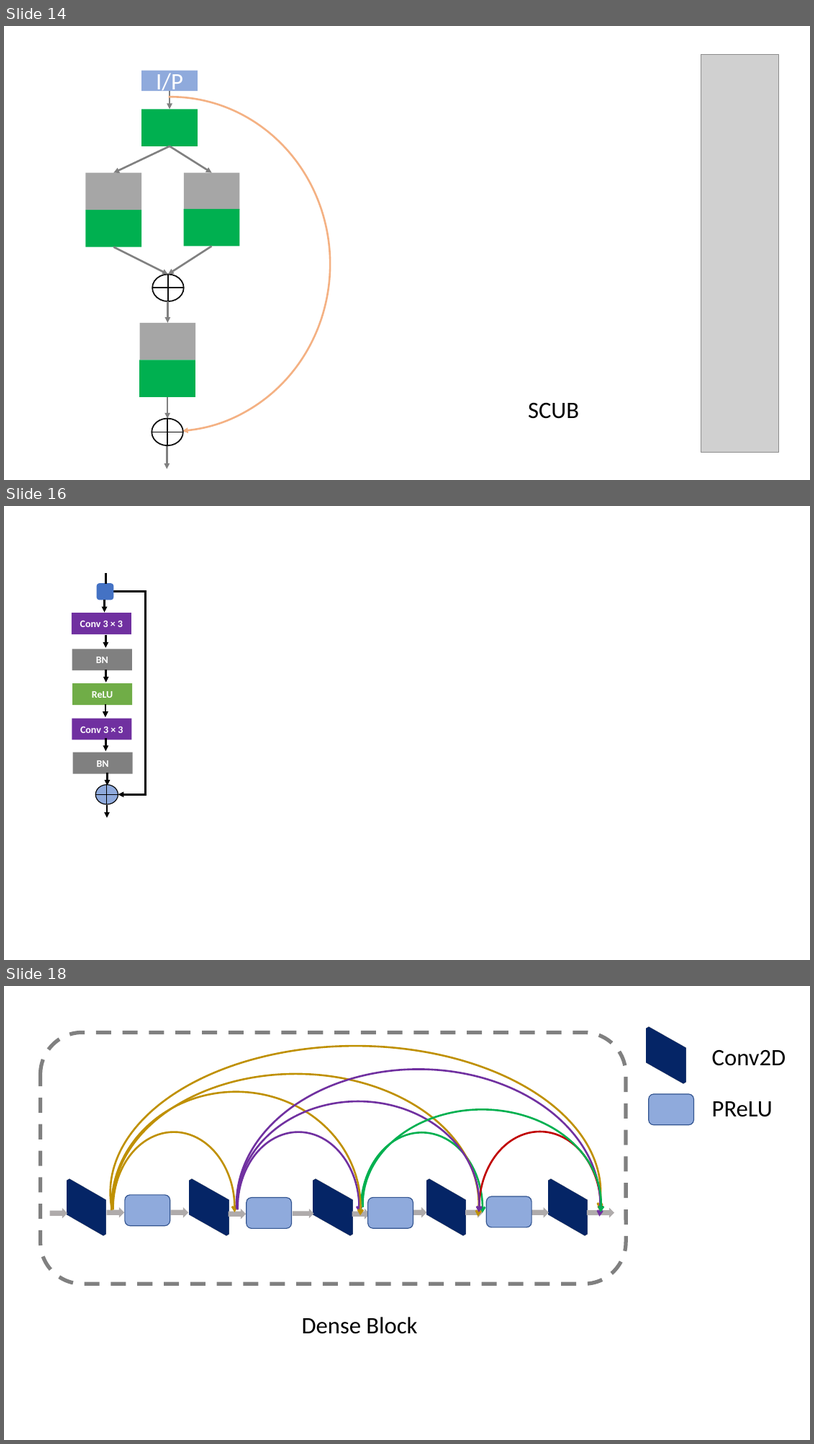
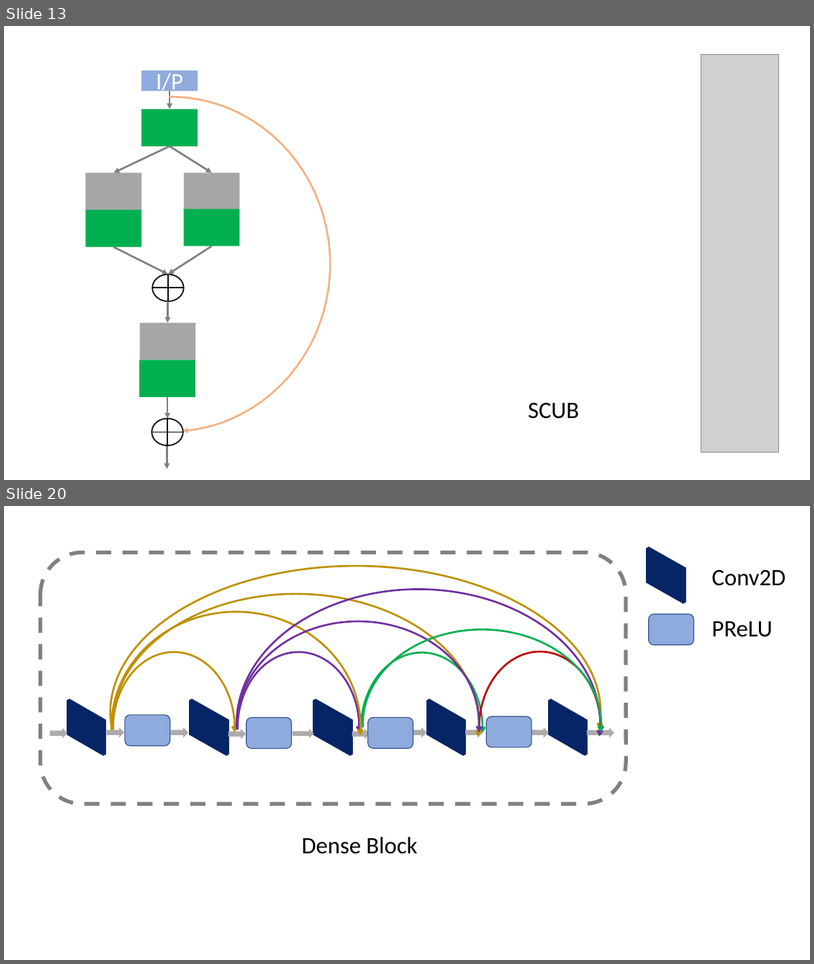
Before and after one commit to niazwazir/WAZIR_SENEXT, a slide deck: FINAL_WAZIR_MODEL.pptx. Shown one above the other, each under a label of ours: slides 14, 16 and 18 before the commit, slides 13 and 20 after it; the slides between them are not shown. The pictures are 814x1444 and 814x964 pixels, drawn with LibreOffice and Linux fonts; fonts in the diff are those of the drawing; grey boxes stand for pictures. Boxes give left, top, right and bottom in pixels: in the first picture for what was removed or moved away, otherwise in the second. Text is boxed around its words. In the diff, an @@ line names an element or a change of style, - is before the commit and + after.

```diff
--- a/FINAL_WAZIR_MODEL.pptx
+++ b/FINAL_WAZIR_MODEL.pptx
@@ slide 16 removed at (4,506,810,960), background #FFFFFF @@
@@ rounded rectangle removed at (97,584,113,600) @@
@@ line removed from (106, 573) to (106, 584) @@
@@ elbow arrow removed from (113, 591) to (118, 795) @@
@@ rectangle removed at (72,613,131,634) @@
-Conv 3 × 3
@@ arrow removed from (104, 599) to (104, 613) @@
@@ arrow removed from (106, 635) to (106, 648) @@
@@ rectangle removed at (72,649,132,671) @@
-BN
@@ arrow removed from (106, 669) to (106, 682) @@
@@ rectangle removed at (72,683,132,705) @@
-ReLU
@@ rectangle removed at (72,718,131,740) @@
-Conv 3 × 3
@@ arrow removed from (106, 705) to (106, 717) @@
@@ arrow removed from (106, 739) to (106, 751) @@
@@ rectangle removed at (73,752,133,774) @@
-BN
@@ flow chart or removed at (96,784,118,804) @@
@@ arrow removed from (108, 773) to (108, 785) @@
@@ arrow removed from (107, 805) to (107, 818) @@
@@ what was slide 14 is now slide 13 @@
@@ what was slide 18 is now slide 20 @@
```
Also in this commit, not shown: 5 slides changed, 6 slides added, 3 other slides removed, 33 other files.
